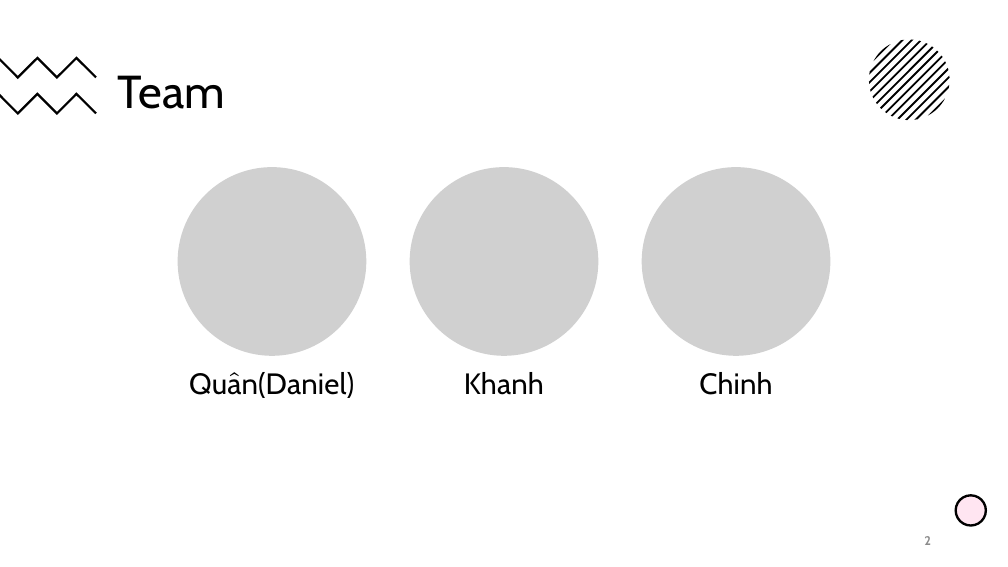
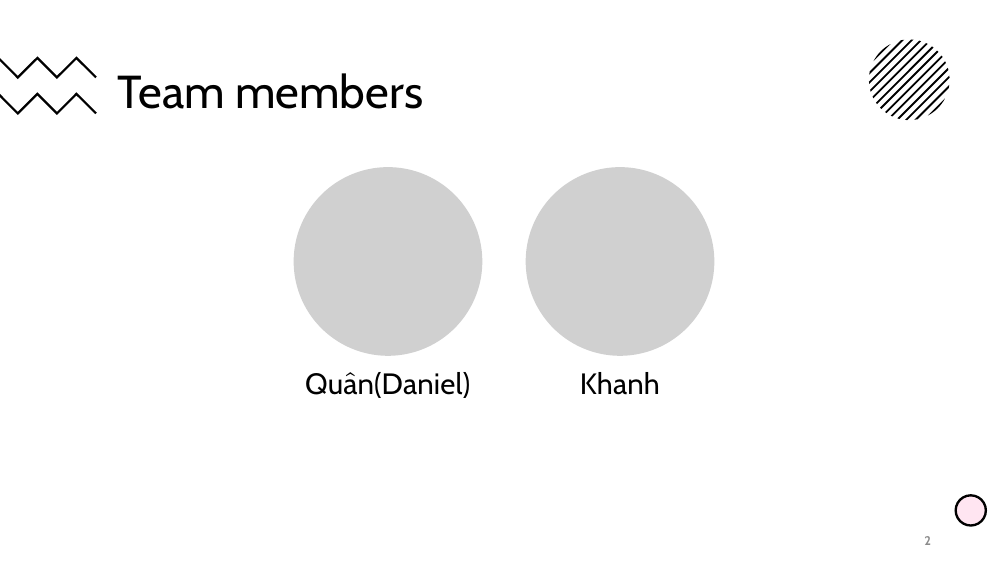
Before and after one commit to Kid290801/DandyStuffWeb, a slide deck: slide 2 of Stuff.pptx. Drawn at 1008x567 pixels with LibreOffice and Linux fonts; fonts in the diff are those of the drawing; grey boxes stand for pictures. Boxes give left, top, right and bottom in pixels: in the first picture for what was removed or moved away, otherwise in the second. Text is boxed around its words. In the diff, an @@ line names an element or a change of style, - is before the commit and + after.

```diff
--- a/Stuff.pptx
+++ b/Stuff.pptx
@@ title at (x1=118, y1=73, x2=423, y2=109): text changed @@
-Team
+Team members
@@ picture removed at (x1=178, y1=167, x2=367, y2=356) @@
@@ picture added at (x1=293, y1=167, x2=482, y2=356) @@
@@ picture removed at (x1=642, y1=167, x2=831, y2=356) @@
@@ 2 texts, 1 picture moved together from (x1=189, y1=167, x2=599, y2=398) to (x1=305, y1=167, x2=715, y2=398) @@
@@ text removed at (x1=699, y1=372, x2=772, y2=395) @@
-Chinh
```
Also in this commit, not shown: 5 other slides changed, 1 slide added, 2 slides removed, 48 other files.
